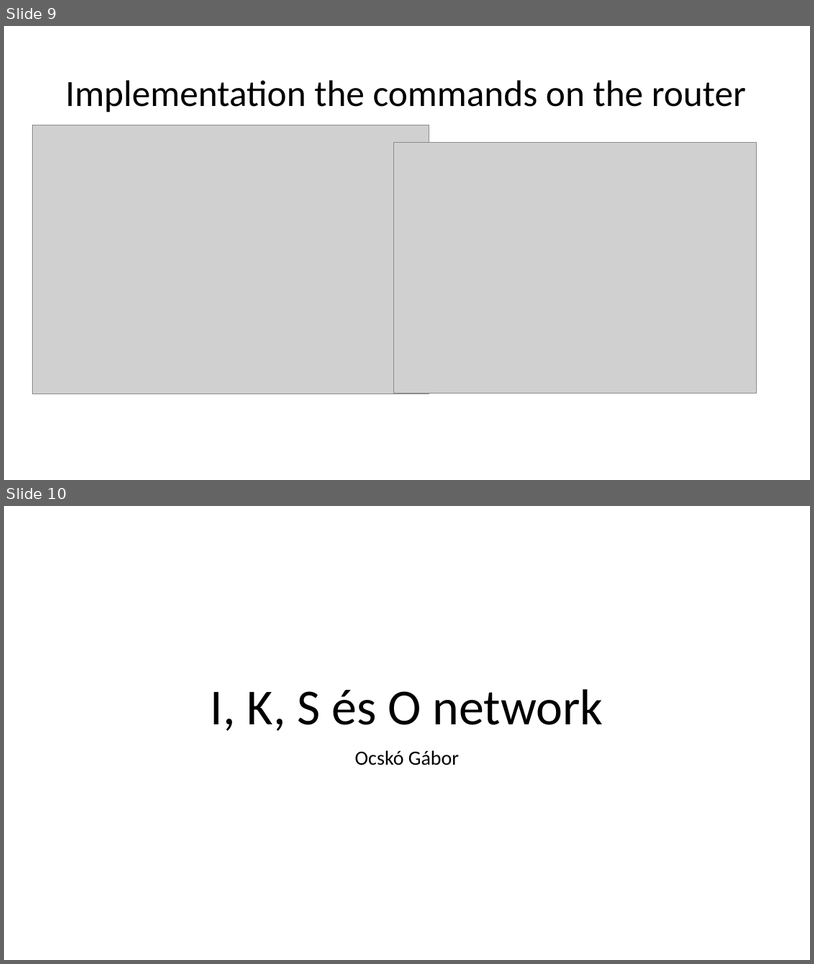
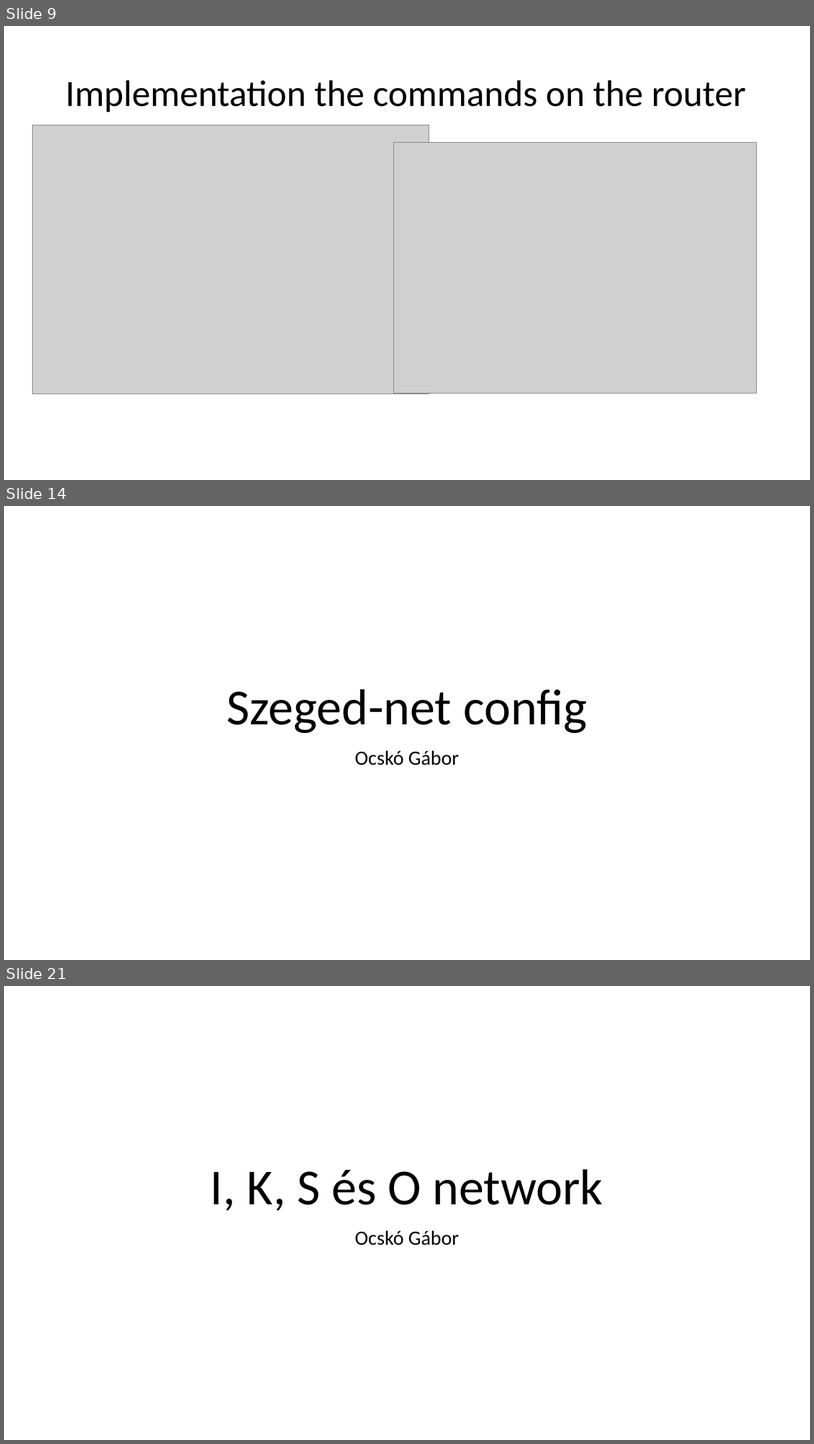
Before and after one commit to I-Izumi/School-project-network, a slide deck: Prezentációk/Projekt_English.pptx. Shown one above the other, each under a label of ours: slides 9 and 10 before the commit, slides 9, 14 and 21 after it; the slides between them are not shown. The pictures are 814x964 and 814x1444 pixels, drawn with LibreOffice and Linux fonts; fonts in the diff are those of the drawing; grey boxes stand for pictures. Boxes give left, top, right and bottom in pixels: in the first picture for what was removed or moved away, otherwise in the second. Text is boxed around its words. In the diff, an @@ line names an element or a change of style, - is before the commit and + after.

Commit message:
kecskemét-net és szeged-net benne van

```diff
--- a/Prezentációk/Projekt_English.pptx
+++ b/Prezentációk/Projekt_English.pptx
@@ slide 14 added at [4, 506, 810, 960], background #FFFFFF @@
@@ title added at [226, 689, 587, 733], 60 pt, text #000000 @@
+Szeged-net config
@@ subtitle added at [355, 750, 459, 765], 24 pt, text #000000 @@
+Ocskó Gábor
@@ what was slide 10 is now slide 21 @@
```
Also in this commit, not shown: 10 other slides added.
